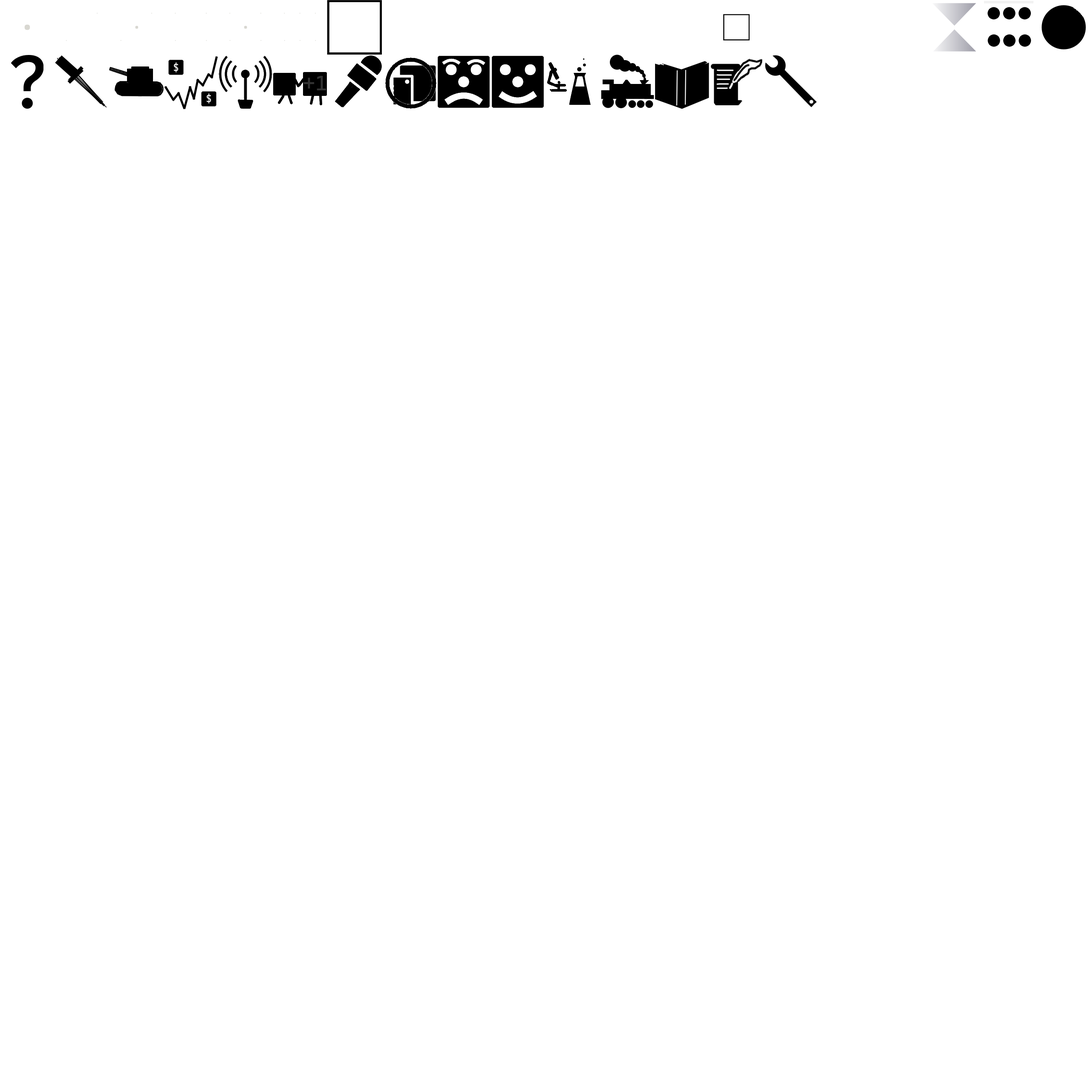
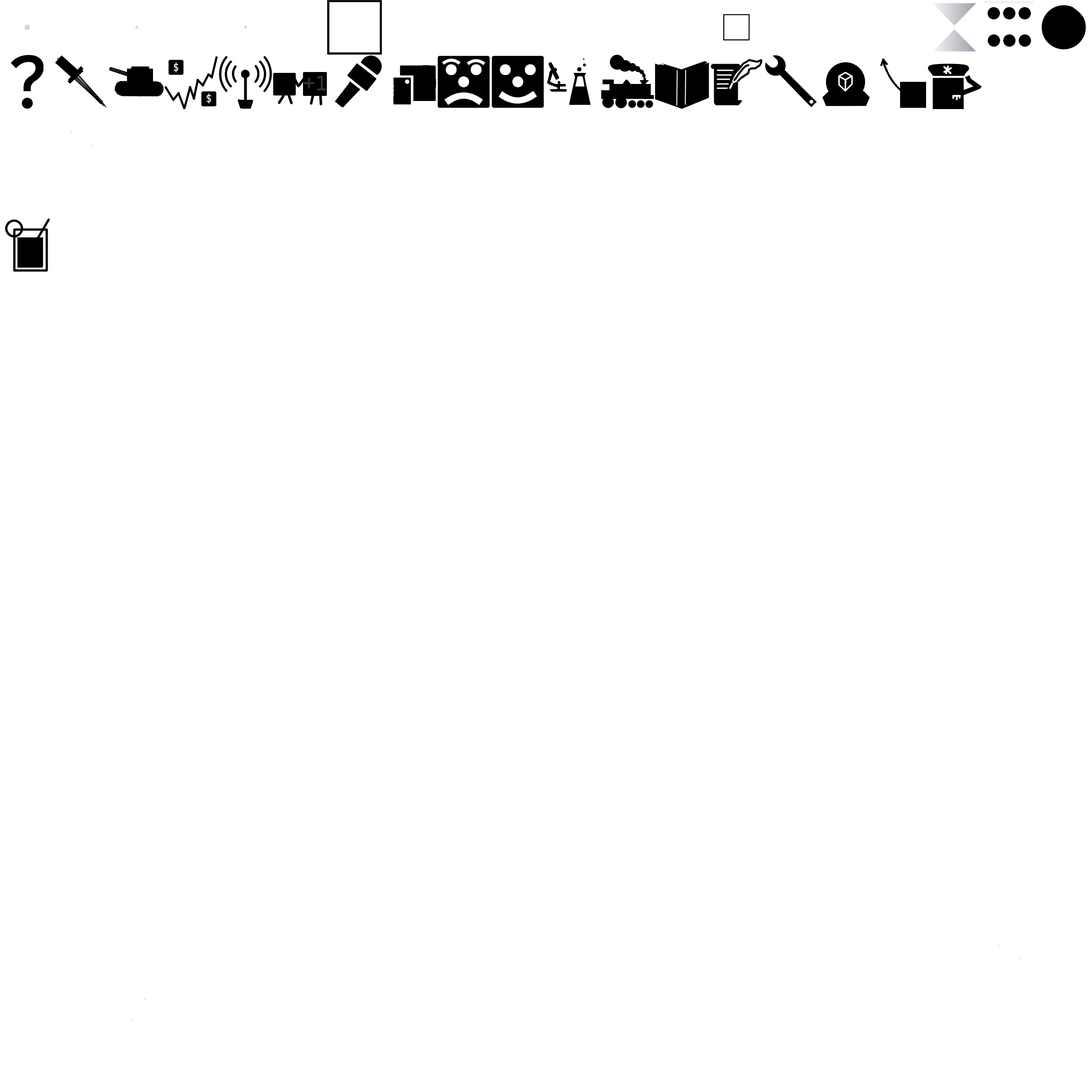
Layered file, before and after one edit (1091x1091). Changes by layer:
painted on "Upgrades_Paint" over box(5, 57, 1021, 1021)
